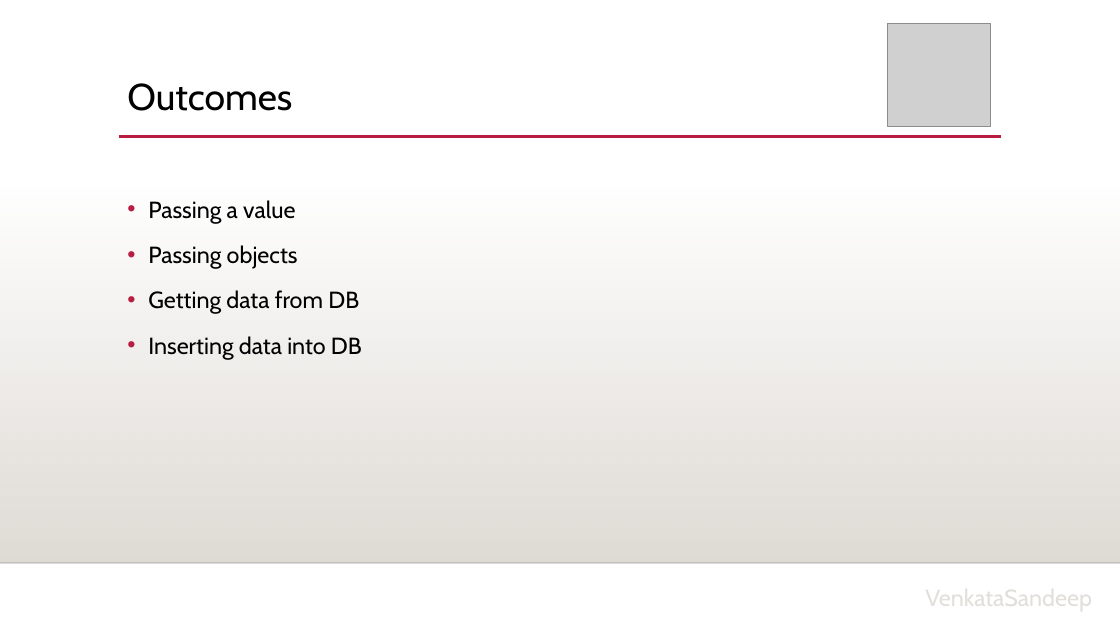
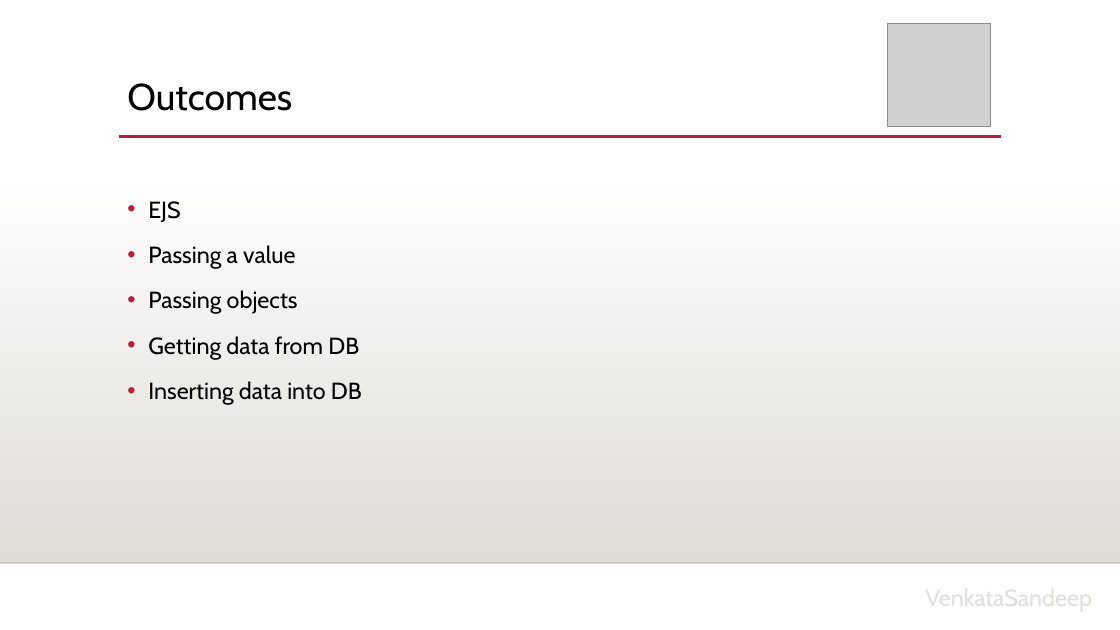
Before and after one commit to redhug/SEEDING-AN-EXPRESS-APP, a slide deck: slide 4 of Docs/Seeding an express APP.pptx. Drawn at 1120x630 pixels with LibreOffice and Linux fonts; fonts in the diff are those of the drawing; grey boxes stand for pictures; background and template pictures are left out. Boxes give left, top, right and bottom in pixels: in the first picture for what was removed or moved away, otherwise in the second. Text is boxed around its words. In the diff, an @@ line names an element or a change of style, - is before the commit and + after.

Commit message:
Changes

```diff
--- a/Docs/Seeding an express APP.pptx
+++ b/Docs/Seeding an express APP.pptx
@@ text at (148, 201, 181, 222): paragraph added @@
+• EJS
```
Also in this commit, not shown: 1 other slide changed, 1 slide added.
